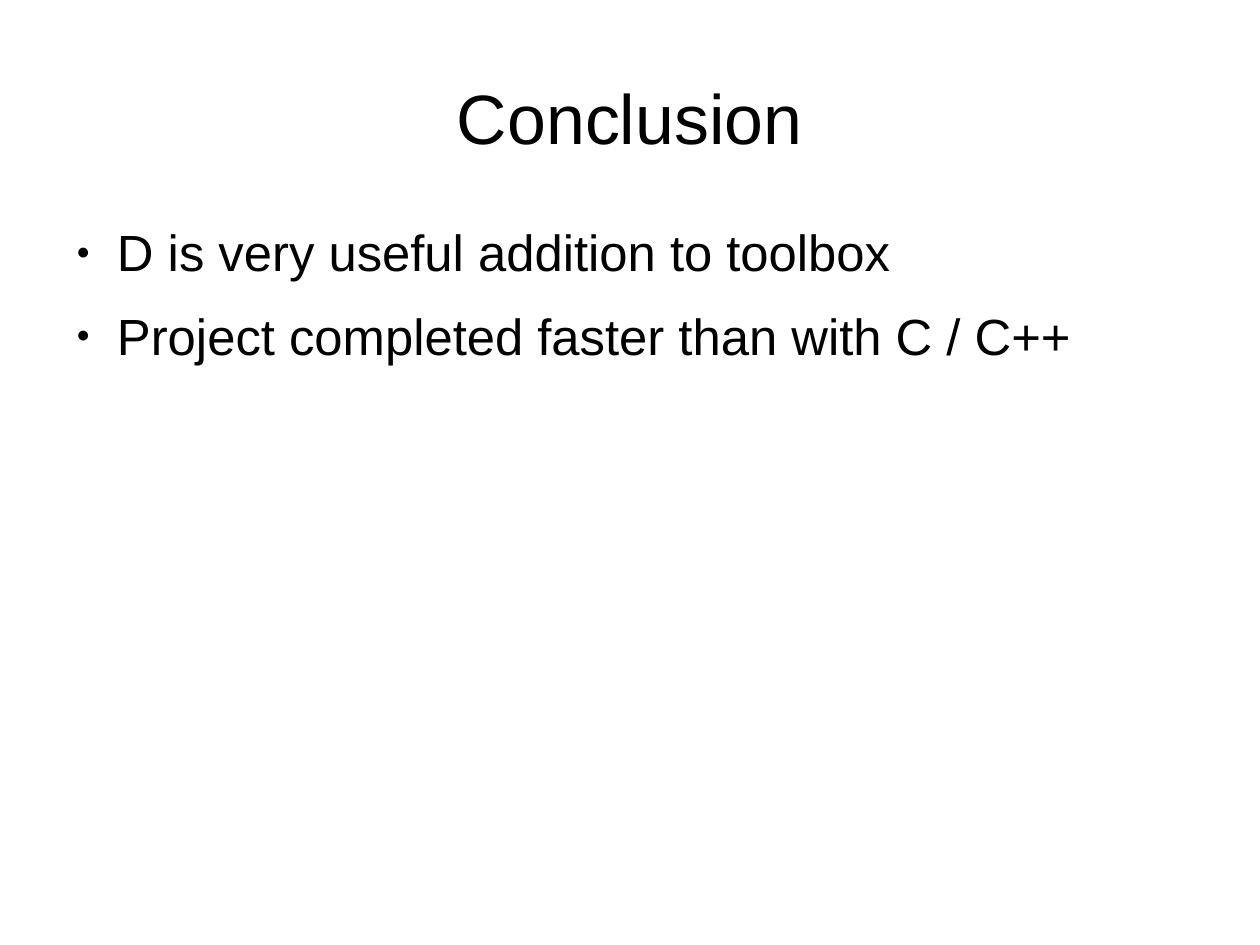
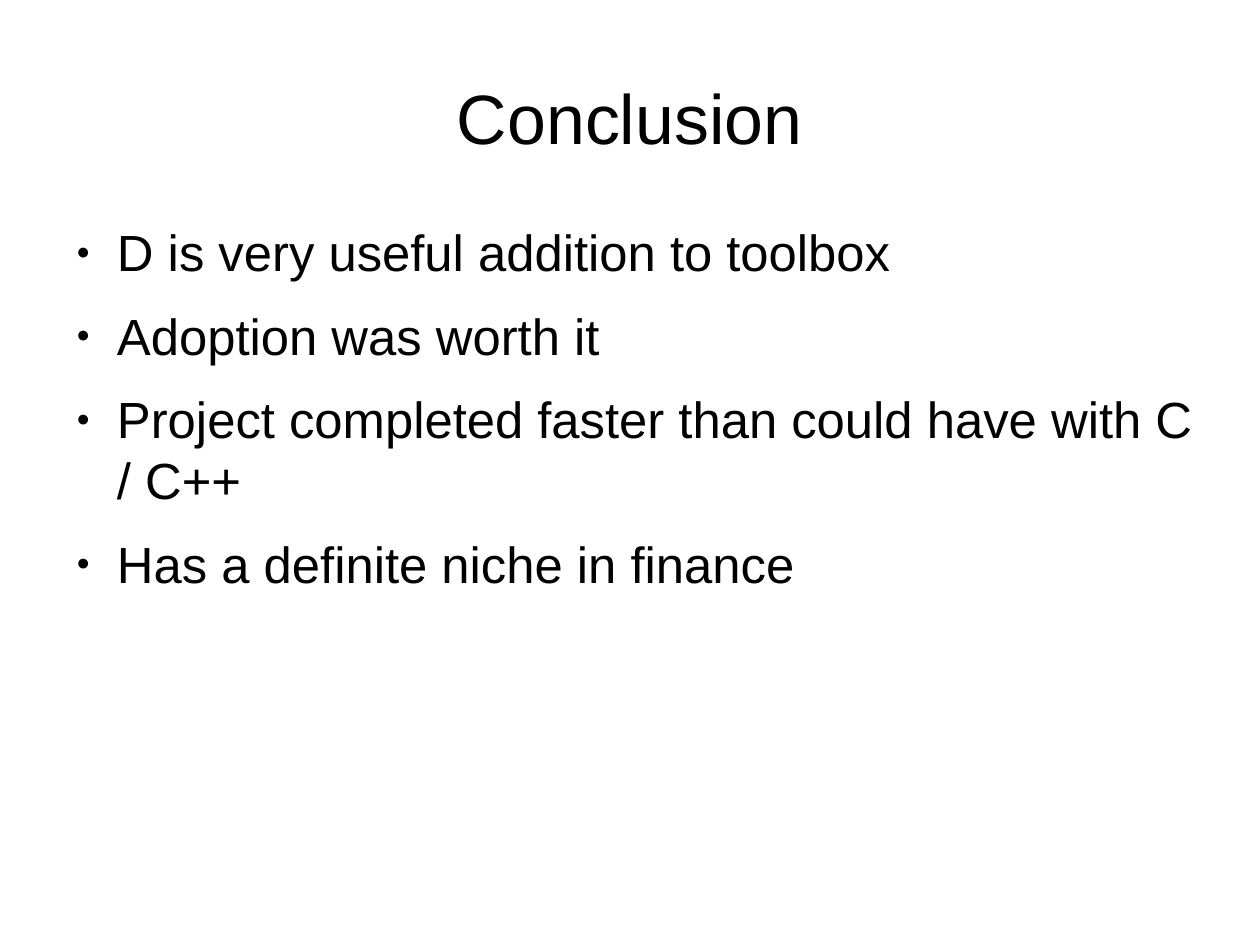
Before and after one commit to smandy/dconf_talk, a slide deck: slide 43 of dconf_iter2.odp. Drawn at 1260x945 pixels with LibreOffice and Linux fonts; fonts in the diff are those of the drawing. Boxes give left, top, right and bottom in pixels: in the first picture for what was removed or moved away, otherwise in the second. Text is boxed around its words. In the diff, an @@ line names an element or a change of style, - is before the commit and + after.

```diff
--- a/dconf_iter2.odp
+++ b/dconf_iter2.odp
@@ text at [117,318,1192,584]: text changed @@
-● Project completed faster than with C / C++
+● Adoption was worth it
+● Project completed faster than could have with C / C++
+● Has a definite niche in finance
```
Also in this commit, not shown: 2 other slides changed.
